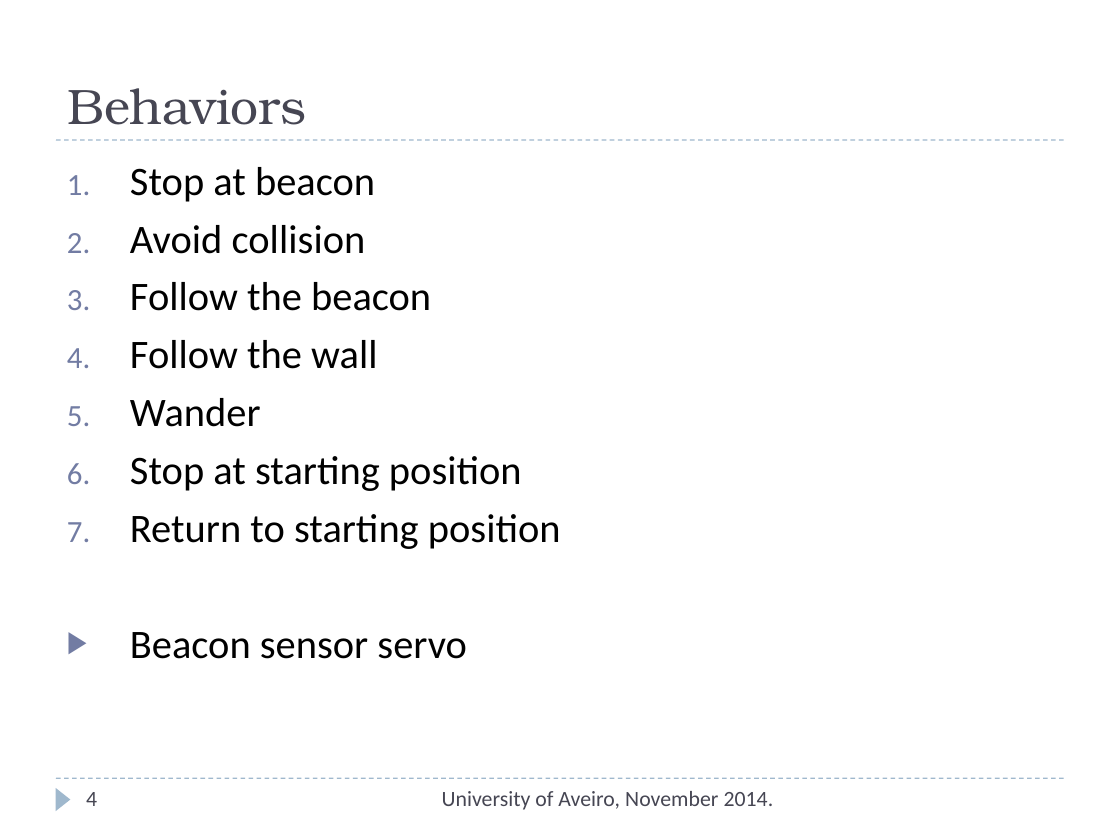
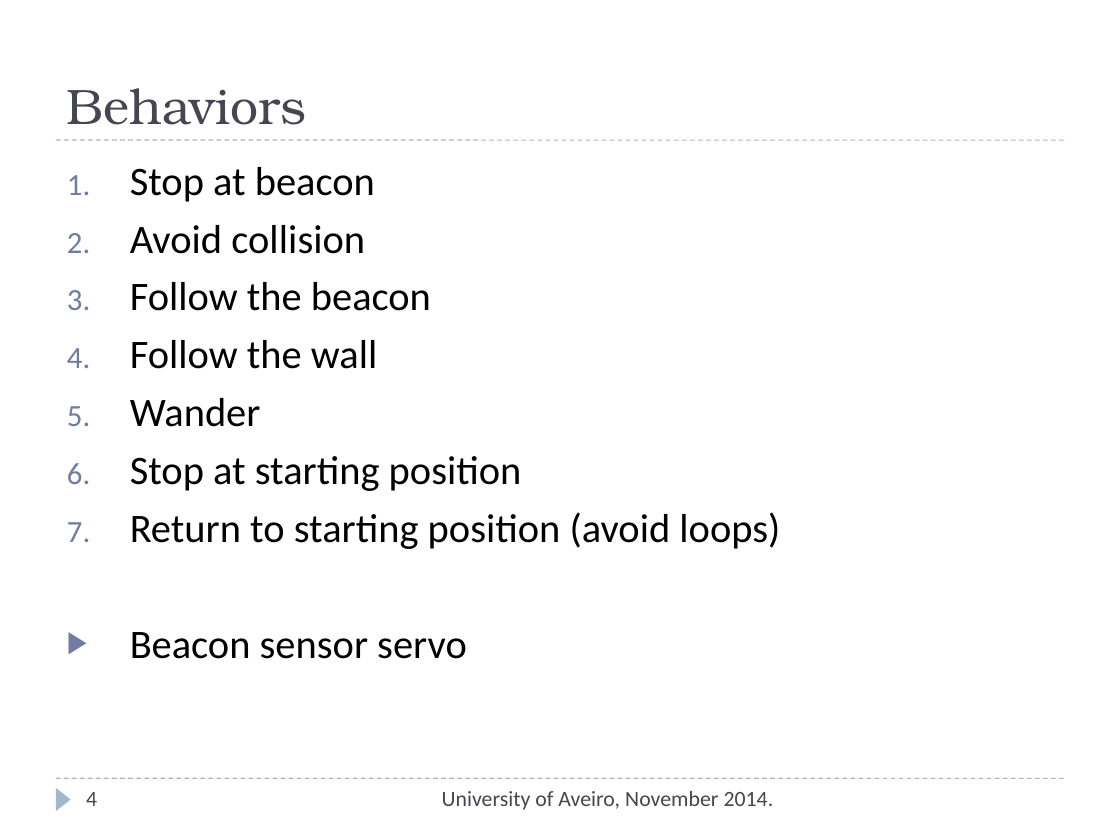
Before and after one commit to TravellerVS/RoboticAgent, a slide deck: slide 4 of Project2/Documentation/Prezentacija.ppt. Drawn at 1120x840 pixels with LibreOffice and Linux fonts; fonts in the diff are those of the drawing. Boxes give left, top, right and bottom in pixels: in the first picture for what was removed or moved away, otherwise in the second. Text is boxed around its words. In the diff, an @@ line names an element or a change of style, - is before the commit and + after.

```diff
--- a/Project2/Documentation/Prezentacija.ppt
+++ b/Project2/Documentation/Prezentacija.ppt
@@ text at (130, 512, 780, 549): text changed @@
-7. Return to starting position
+7. Return to starting position (avoid loops)
```
Also in this commit, not shown: 2 other slides changed, 1 other file.
